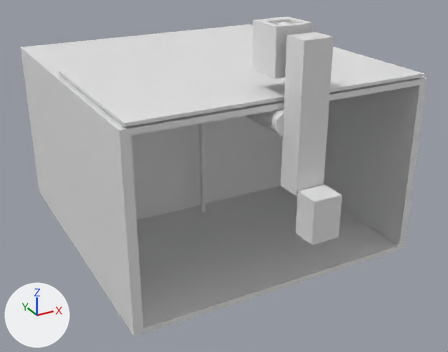
The Blender file maqueen model.blend: old version first, new version second.
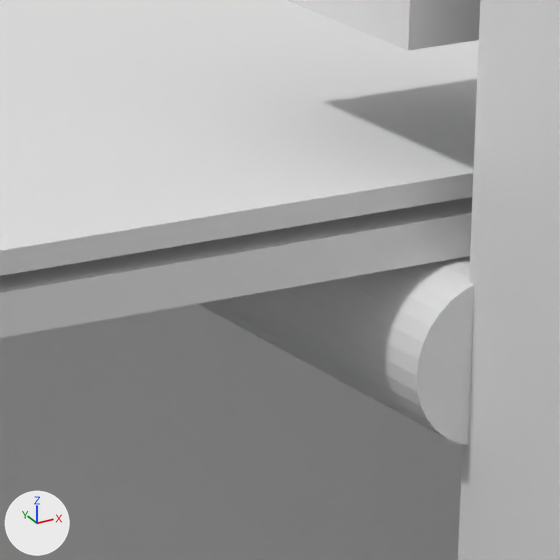
Each version is shown whole from a camera (50 mm lens) standing at (-0.0976, -0.151, 0.0818) and looking at (-0.0006, 0.0253, -0.0063), then close up on the part from 48% to 66% of the width and 20% to 44% of the height. Arrows for +X, +Y and +Z are at lower left; the lights stay in place.

Names of what the first close-up shows: 'baseplate', 'chamber', 'pin', 'spring', 'top_baseplate'.
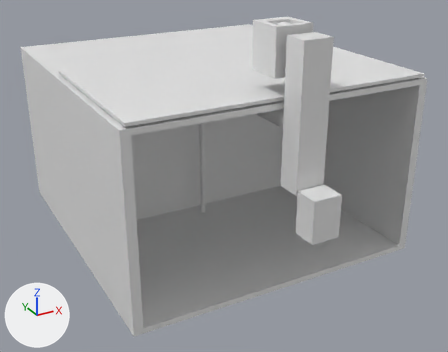
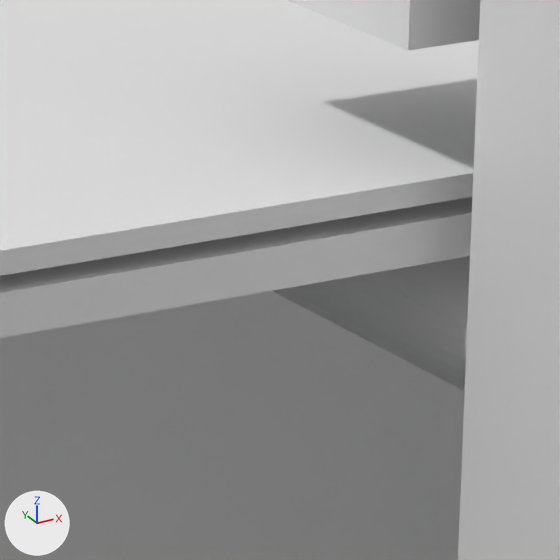
Edits to the bpy script that builds the scene:
```text
Change ob_spring:
    ob_spring.location: (-0.00306, 0.01426, 0.02549) -> (0.00081, 0.01426, 0.02549)
```

Location of each change, (x1, y1, x2, y2) in pixels of the close-ups (560 x 560 px):
'spring', moved: before (198, 256, 474, 445); after (272, 256, 470, 391)
